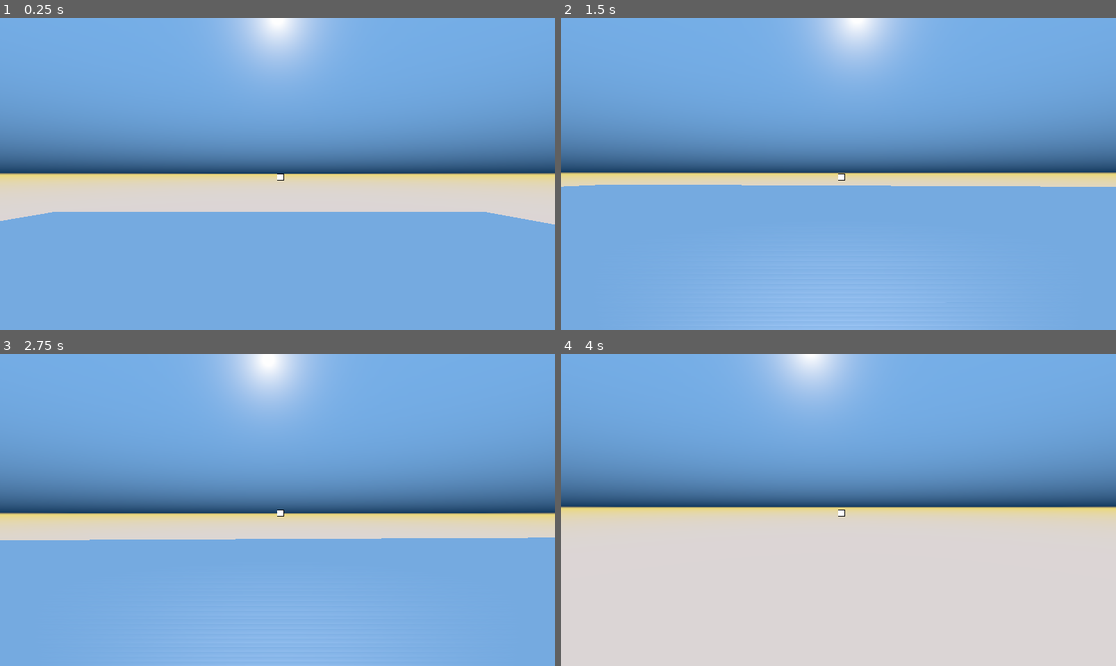
Above: before the commit, frames 1-4 (two rows, left to right).
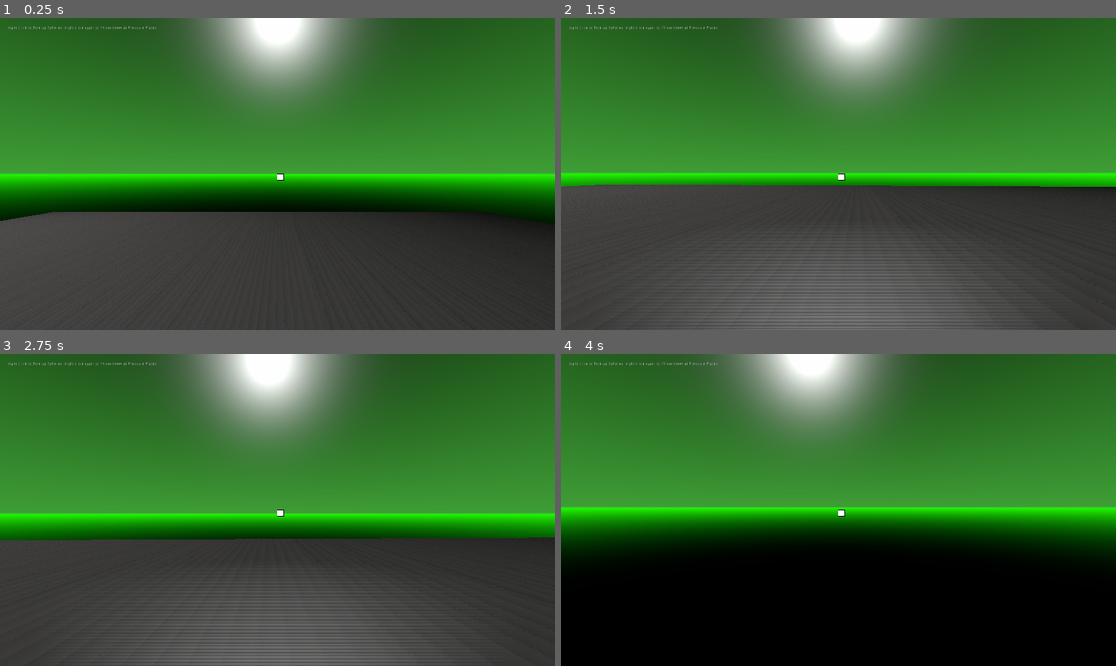
Above: after the commit, the same moments.

Repository: CS-Cafe/Lets-Make-A-Game
Game: Godot game, scene res://Scenes/DemoScene.tscn
Same seed, same stepped clock (60 frames per second), same inputs: the game is played once before the commit and once after it.
Inputs (mouse positions are in pixels of both pictures, inside the frame that each line leads up to):
- Up to frame 1 (0.25 s): no input
- Up to frame 2 (1.5 s): tap Enter at 0.5, 1.25 s; move the mouse to (866, 174) at 0.52 s; hold W (movement_forward) from 0.53 s (still down); right-click (866, 174) at 0.6 s; tap Space (movement_jump) at 0.77 s; move the mouse to (810, 174) at 1.27 s; right-click (810, 174) at 1.35 s
- Up to frame 3 (2.75 s): keep holding W (movement_forward); tap Space (movement_jump) at 1.52 s; tap Enter at 2 s; move the mouse to (288, 503) at 2.02 s; hold Shift (movement_sprint) from 2.03 s (still down); right-click (288, 503) at 2.3 s
- Up to frame 4 (4 s): keep holding W (movement_forward); tap Enter at 2.75, 3.5 s; move the mouse to (832, 516) at 2.77 s; release Shift (movement_sprint) at 2.78 s; tap F (player_flashlight) at 2.85 s; tap Space (movement_jump) at 3.02, 3.77 s; right-click (832, 516) at 3.05 s; move the mouse to (877, 513) at 3.52 s; right-click (877, 513) at 3.6 s

The runs differ from the first frame. In frame 1, 100% of the frame differs, in the area x 0-100%, y 0-100%; in frame 2, 100%; in frame 3, 100%; in frame 4, 100%.

Commit message:
Exports Folder contains runnable demos

Diff:
--- a/$GAMENAME/Scenes/DemoScene.tscn
+++ b/$GAMENAME/Scenes/DemoScene.tscn
@@ -9,15 +9,17 @@
 extents = Vector3( 5, 1, 5 )
 
 [sub_resource type="ProceduralSky" id=2]
-sky_top_color = Color( 0.462745, 0.686275, 0.909804, 1 )
-sky_horizon_color = Color( 0.0156863, 0.2, 0.345098, 1 )
-ground_bottom_color = Color( 0.862745, 0.839216, 0.839216, 1 )
-ground_horizon_color = Color( 0.929412, 0.85098, 0.415686, 1 )
+sky_top_color = Color( 0.0235294, 0.0235294, 0.0235294, 1 )
+sky_horizon_color = Color( 0.247059, 0.619608, 0.211765, 1 )
+sky_curve = 0.302722
+ground_bottom_color = Color( 0, 0, 0, 1 )
+ground_horizon_color = Color( 0.12549, 1, 0, 1 )
+sun_energy = 2.0
 
 [sub_resource type="Environment" id=3]
 background_mode = 2
 background_sky = SubResource( 2 )
-ambient_light_color = Color( 1, 1, 1, 1 )
+ambient_light_energy = 0.0
 fog_color = Color( 0, 0, 0, 1 )
 fog_sun_color = Color( 0, 0, 0, 1 )
 fog_depth_enabled = false
@@ -39,6 +41,7 @@
 [node name="fps_player" parent="." instance=ExtResource( 1 )]
 transform = Transform( 1, 0, 0, 0, 1, 0, 0, 0, 1, 1.80902, 9.72751, 1.60423 )
 OBJECT_THROW_FORCE = 10
+OBJECT_GRAB_DISTANCE = 2
 
 [node name="WorldEnvironment" type="WorldEnvironment" parent="."]
 environment = SubResource( 3 )
@@ -50,4 +53,32 @@
 transform = Transform( 1, 0, 0, 0, 1, 0, 0, 0, 1, 20, 14, 10 )
 
 [node name="PressurePlate" parent="." instance=ExtResource( 4 )]
-transform = Transform( 1, 0, 0, 0, 1, 0, 0, 0, 1, 24.2248, 4.1911, 22.7156 )
+transform = Transform( 1, 0, 0, 0, 1, 0, 0, 0, 1, 24.225, 1, 22.716 )
+
+[node name="PressurePlate3" parent="." instance=ExtResource( 4 )]
+transform = Transform( 1, 0, 0, 0, 1, 0, 0, 0, 1, 20, 1, 22.716 )
+
+[node name="PressurePlate4" parent="." instance=ExtResource( 4 )]
+transform = Transform( 1, 0, 0, 0, 1, 0, 0, 0, 1, 15, 1, 22.716 )
+
+[node name="PressurePlate2" parent="." instance=ExtResource( 4 )]
+transform = Transform( 1, 0, 0, 0, 1, 0, 0, 0, 1, 30, 1, 22.716 )
+
+[node name="RichTextLabel" type="RichTextLabel" parent="."]
+margin_left = 27.0
+margin_top = 28.0
+margin_right = 616.0
+margin_bottom = 86.0
+text = "Right Click to Pick up Spheres, Right Click again to Throw them at Pressure Plates"
+__meta__ = {
+"_edit_use_anchors_": false
+}
+
+[node name="SpotLight" type="SpotLight" parent="."]
+transform = Transform( 0.750676, 2.88788e-08, -0.66067, 0.66067, -3.28131e-08, 0.750676, 0, -1, -4.37114e-08, -76.4847, 79.8952, 0 )
+light_color = Color( 0.486275, 0.47451, 0.47451, 1 )
+shadow_enabled = true
+spot_range = 162.3
+spot_attenuation = 0.901251
+spot_angle = 41.1
+spot_angle_attenuation = 5.27802
--- a/$GAMENAME/Scenes/RigidBody.tscn
+++ b/$GAMENAME/Scenes/RigidBody.tscn
@@ -1,16 +1,17 @@
 [gd_scene load_steps=4 format=2]
 
-[ext_resource path="res://Scenes/RigidBody.gd" type="Script" id=1]
+[ext_resource path="res://Scripts/RigidBody.gd" type="Script" id=1]
 
-[sub_resource type="PhysicsMaterial" id=2]
-friction = 25.0
+[sub_resource type="PhysicsMaterial" id=1]
 rough = true
 bounce = 0.1
 
-[sub_resource type="SphereShape" id=1]
+[sub_resource type="SphereShape" id=2]
 
 [node name="RigidBody" type="RigidBody"]
-physics_material_override = SubResource( 2 )
+physics_material_override = SubResource( 1 )
+linear_damp = 1.0
+angular_damp = 1.0
 script = ExtResource( 1 )
 
 [node name="CSGSphere" type="CSGSphere" parent="."]
--- a/$GAMENAME/Scripts/PressurePlate.gd
+++ b/$GAMENAME/Scripts/PressurePlate.gd
@@ -9,6 +9,7 @@
 		print("PressurePlate")
 		active = not active
 		print(active)
+		queue_free()
 		#attach to other objects/nodes that will be activated by the
 		#plate or not
 		#Also need to let players hit it
--- a/$GAMENAME/Scripts/fps_player.gd
+++ b/$GAMENAME/Scripts/fps_player.gd
@@ -153,8 +153,10 @@
 					if ray_result["collider"] is RigidBody:
 						grabbed_object = ray_result["collider"]
 						grabbed_object.mode = RigidBody.MODE_STATIC
-						grabbed_object.collision_layer = 0
-						grabbed_object.collision_mask = 0
+						grabbed_object.collision_layer = 1 #original is 0
+						grabbed_object.collision_mask = 1 #original is 0
+						#Just for Size Purposes with test object
+						grabbed_object.scale = grabbed_object.scale * 0.5
 
 
 			else:
@@ -163,6 +165,8 @@
 				grabbed_object.collision_layer = 1
 				grabbed_object.collision_mask = 1
 				grabbed_object.thrown = true #Object has been thrown
+				#Just for Size Purposes with test object
+				grabbed_object.scale = grabbed_object.scale * 2
 
 				grabbed_object = null
 		if grabbed_object != null:
Not shown: 1 places in $GAMENAME/Scenes/RigidBody.tscn that only renumber resources
Renamed: $GAMENAME/Scenes/RigidBody.gd -> $GAMENAME/Scripts/RigidBody.gd
Not shown, added: $GAMENAME/export_presets.cfg
Not shown, added: $GAMENAME/Exports/$GAMENAME.exe
Not shown, added: $GAMENAME/Exports/$GAMENAME.pck
Not shown, added: $GAMENAME/Exports/$GAMENAME.zip
